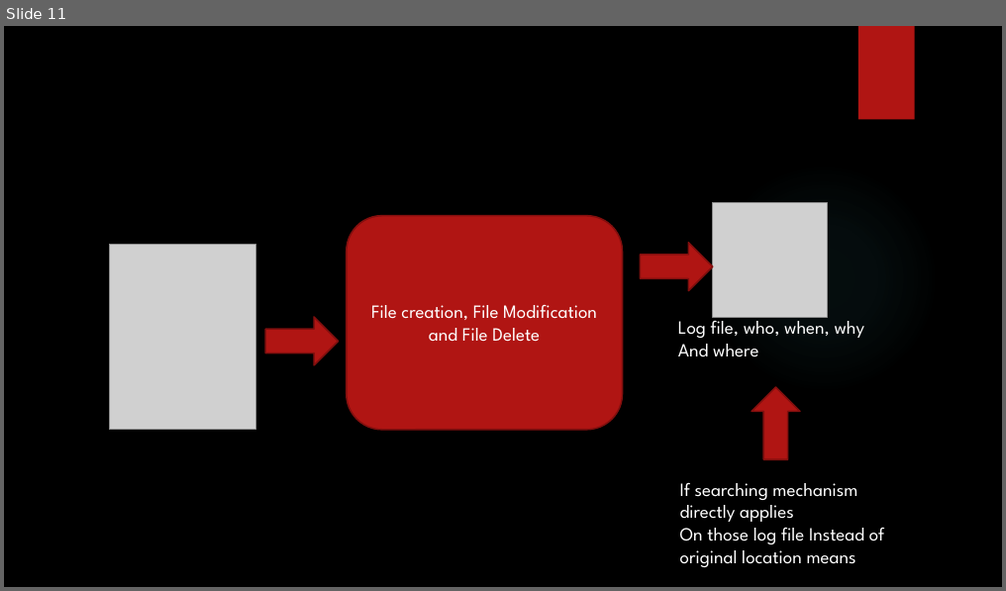
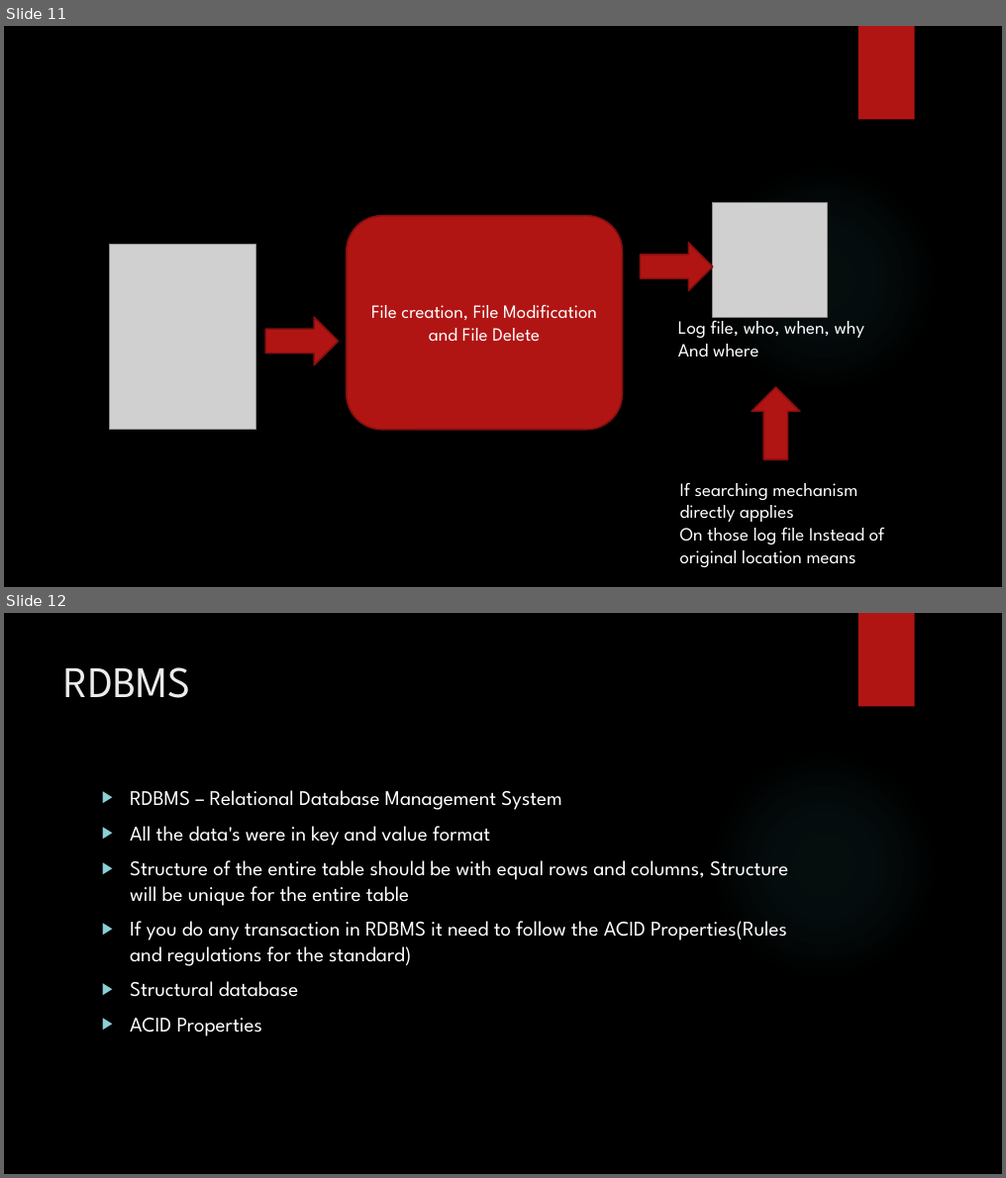
Before and after one commit to karthick1808/DW001, a slide deck: Bigdata Basics.pptx. Shown one above the other, each under a label of ours: slide 11 before the commit, slides 11 and 12 after it. The pictures are 1006x591 and 1006x1178 pixels, drawn with LibreOffice and Linux fonts; fonts in the diff are those of the drawing; grey boxes stand for pictures; background and template pictures are left out. Boxes give left, top, right and bottom in pixels: in the first picture for what was removed or moved away, otherwise in the second. Text is boxed around its words. In the diff, an @@ line names an element or a change of style, - is before the commit and + after.

```diff
--- a/Bigdata Basics.pptx
+++ b/Bigdata Basics.pptx
@@ slide 12 added at [4, 613, 1002, 1174], background picture (left out); not listed: 2 template elements that a slide beside it also shows @@
@@ title added at [64, 667, 191, 698], 42 pt, text #EBEBEB @@
+RDBMS
@@ text added at [130, 790, 788, 1037], 20 pt, text #FFFFFF @@
+▶ RDBMS – Relational Database Management System
+▶ All the data's were in key and value format
+▶ Structure of the entire table should be with equal rows and columns, Structure will be unique for the entire table
+▶ If you do any transaction in RDBMS it need to follow the ACID Properties(Rules and regulations for the standard)
+▶ Structural database
+▶ ACID Properties
```
Also in this commit, not shown: 8 other slides added.
